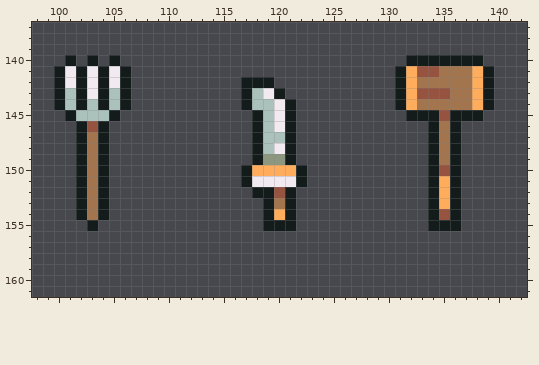
Edited in one commit: pixel-art file (art/NinjaAdventure/items/items_trans_weapons.aseprite). The first picture shows the starting point.
160x176 pixels, 1 frame. Colours within 5 levels of each other are drawn and written as one. Shown: x 98..142, y 137..161. The commit also changed other parts of the picture, which this record leaves out.
The same view after the edit:
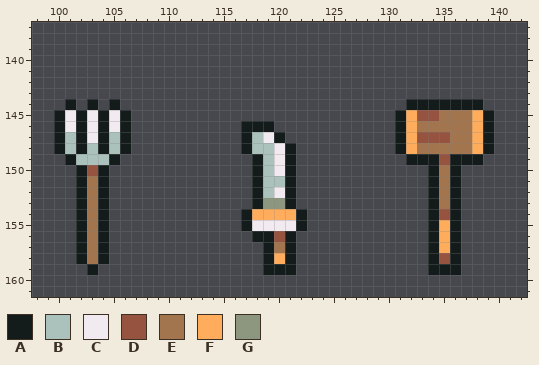
Palette (. is transparent): A #141b1b  B #abc2bc  C #f2eaf1  D #965340  E #a3754e  F #ffad5d  G #8d977f
What changed:
Changed rows in their new state; - is an unchanged pixel.
first column x 100:
140 -.-.-.--------------------------.......-
141 .......------------------------.........
142 .......----------...-----------.........
143 .......----------....----------.........
144 .A.A.A.----------.....---------.AAAAAAA.
145 ACACACA-----------....---------AFDDEEEFA
146 AC-C-CA----------A-A..---------AFEE-EEFA
147 AB-C-BA----------ABCA.---------AFDDDEEFA
148 AB-B-BA----------AB------------AFEE-EEFA
149 -ABBBA-------------BC-----------AA-D-AA-
150 ---D-------------.ABCA.------------E----
151 -----------------.ABBA.------------E----
152 -------------------BC--------------E----
153 ------------------AGG--------------E----
154 -----------------AFF-FA-----------------
155 --AEA------------ACCCCA------------F----
156 --AEA-------------AADA------------AFA---
157 --AEA--------------AEA------------AFA---
158 --AEA--------------AFA------------ADA---
159 ---A---------------AAA------------AAA---
Changed places in both pictures, as pixel boxes (x1, y1, x2, y2):
changed: (54, 55, 131, 176)
changed: (395, 55, 494, 275)
changed: (241, 77, 307, 275)
changed: (76, 220, 109, 275)
